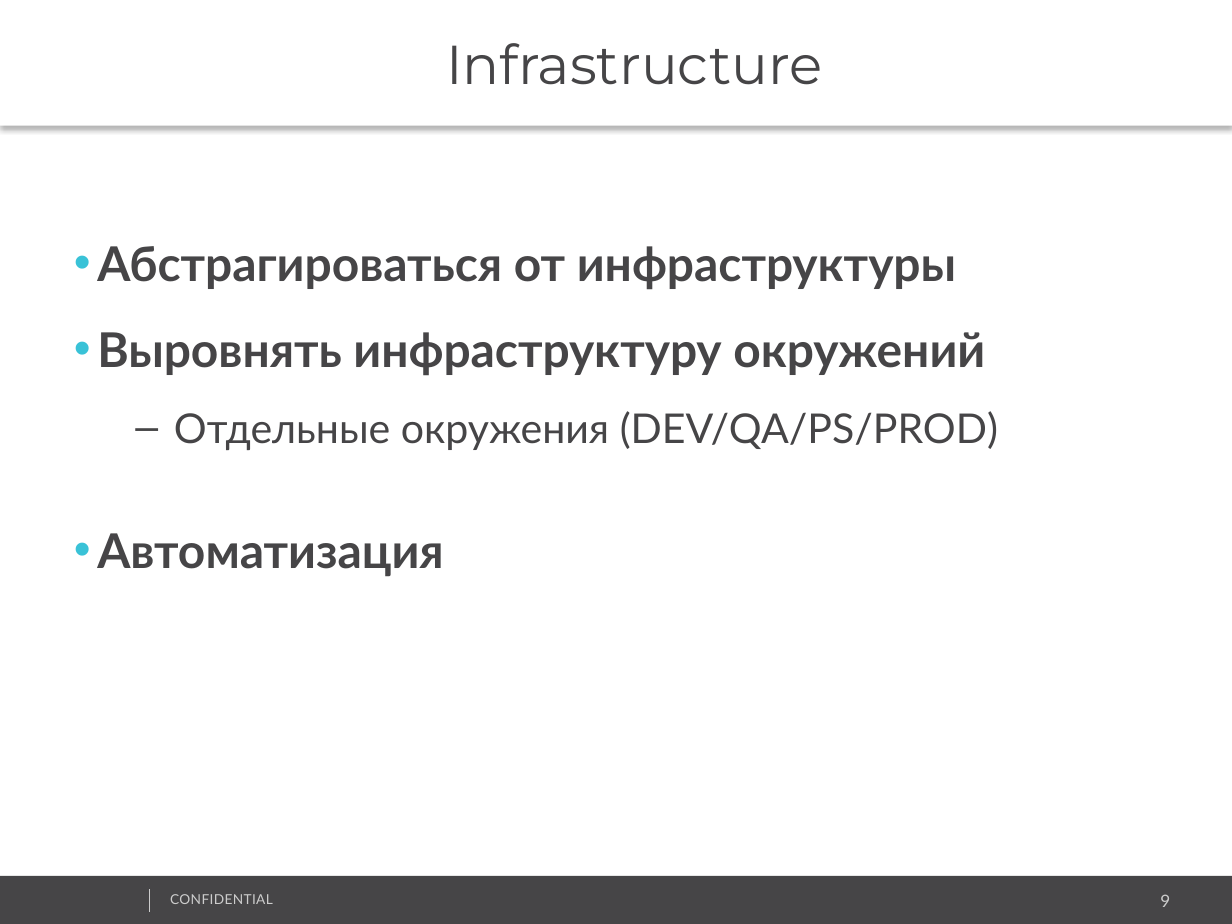
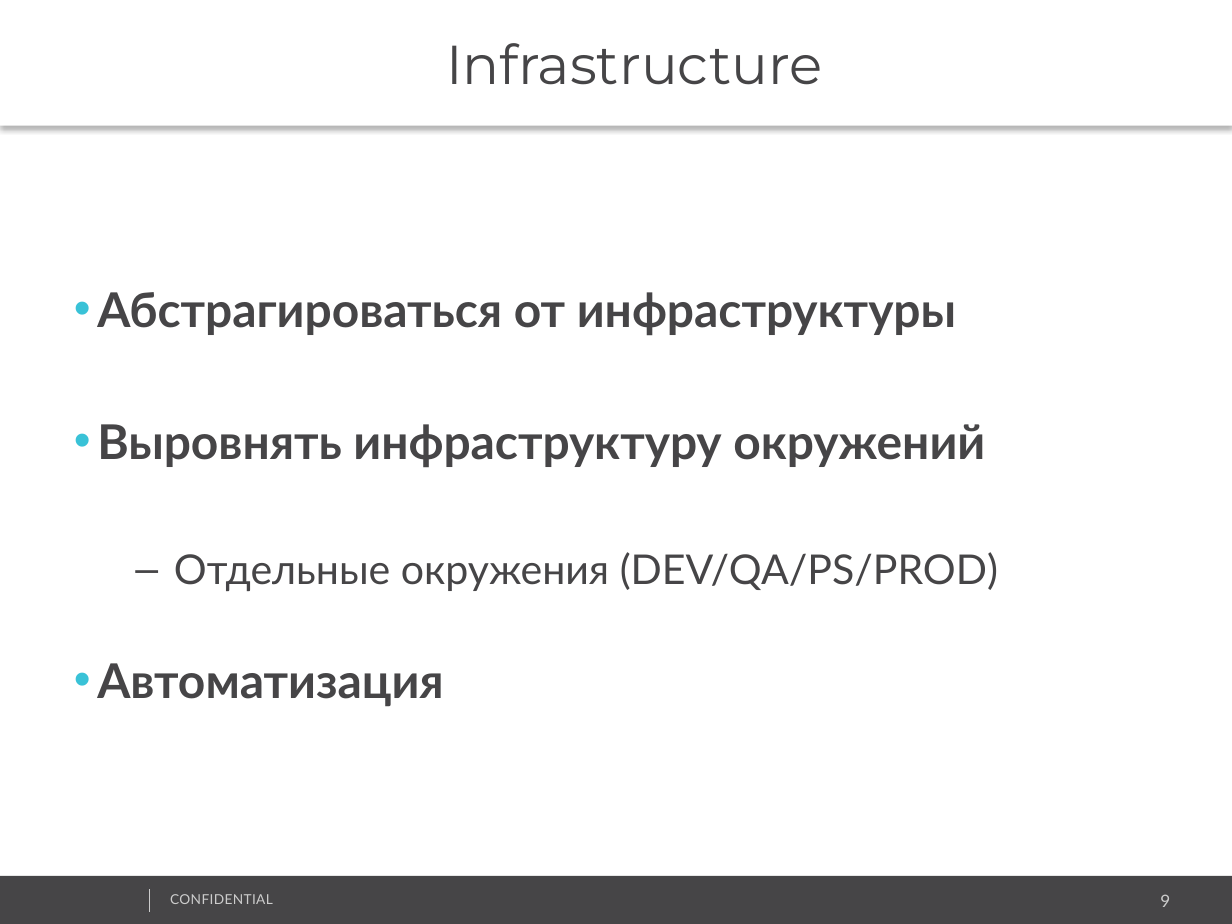
Before and after one commit to vitali-kviatkouski/personal, a slide deck: slide 9 of Microservices_Template.pptx. Drawn at 1232x924 pixels with LibreOffice and Linux fonts; fonts in the diff are those of the drawing; background and template pictures are left out. Boxes give left, top, right and bottom in pixels: in the first picture for what was removed or moved away, otherwise in the second. Text is boxed around its words. In the diff, an @@ line names an element or a change of style, - is before the commit and + after.

```diff
--- a/Microservices_Template.pptx
+++ b/Microservices_Template.pptx
@@ text "Абстрагироваться от инфраструктуры" at (97,292,998,707): line spacing 1.2 to 2; line spacing 1 to 2 @@
```
Also in this commit, not shown: 4 other slides changed, 3 slides added.
